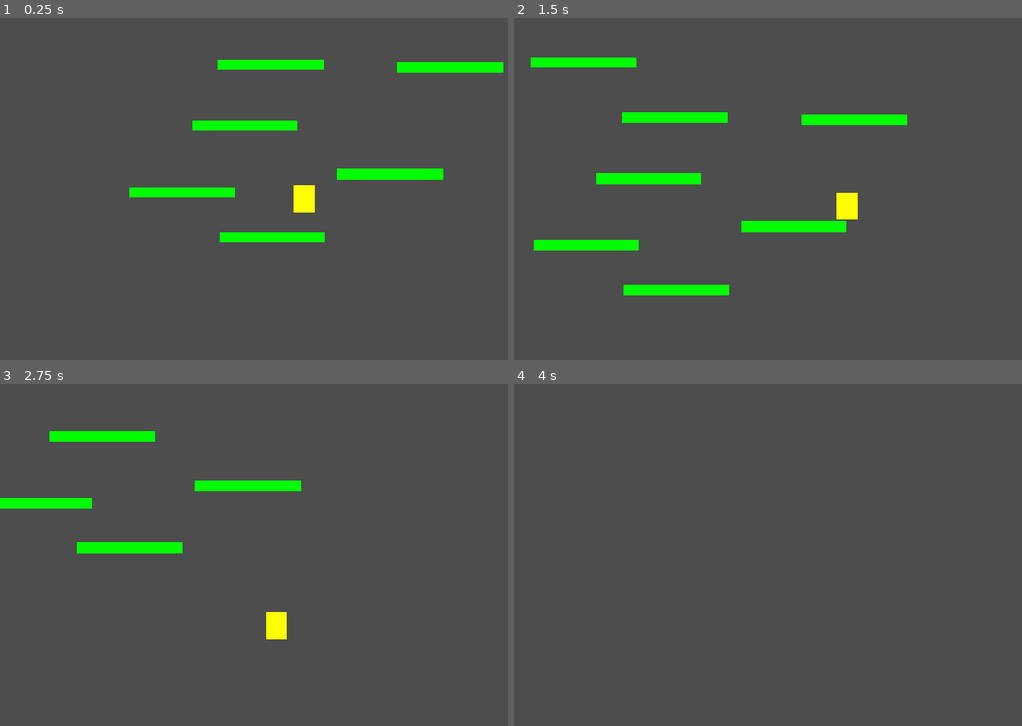
Above: before the commit, frames 1-4 (two rows, left to right).
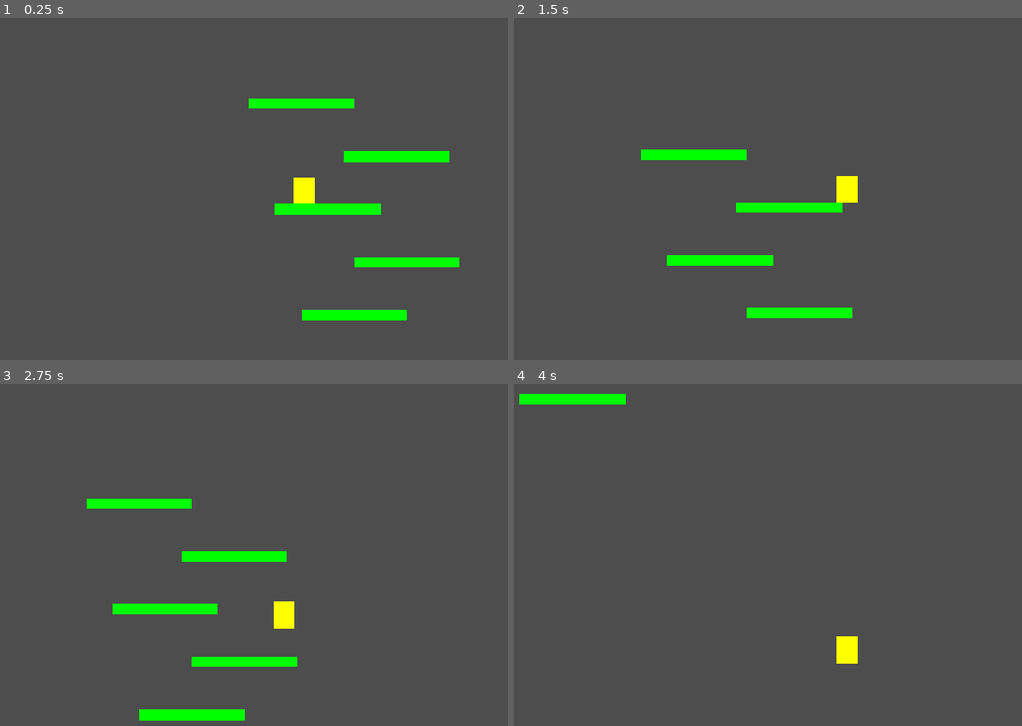
Above: after the commit, the same moments.

Repository: mezegis-hub/Vertical-Jumper
Game: Godot game, scene res://Scene/main.tscn
Same seed, same stepped clock (60 frames per second), same inputs: the game is played once before the commit and once after it.
Inputs:
- Up to frame 1 (0.25 s): no input
- Up to frame 2 (1.5 s): tap Enter (ui_accept) at 0.5, 0.77 s; hold Right (ui_right) from 0.53 s (still down)
- Up to frame 3 (2.75 s): tap Enter (ui_accept) at 1.52 s; release Right (ui_right) at 2.03 s; hold Left (ui_left) from 2.03 s (still down)
- Up to frame 4 (4 s): release Left (ui_left) at 2.78 s; hold Right (ui_right) from 2.78 s (still down); tap Enter (ui_accept) at 3.02, 3.77 s

The runs differ from the first frame. In frame 1, 7.1% of the frame differs, in the area x 25-100%, y 12-89%; in frame 2, 7.5%, in the area x 3-78%, y 11-88%; in frame 3, 6.1%; in frame 4, 1.0%.

Commit message:
gravity
added gravity
adjusted jump

Diff:
--- a/Scene/main.tscn
+++ b/Scene/main.tscn
@@ -9,31 +9,16 @@
 position = Vector2(305, 256)
 
 [node name="Platform" parent="." unique_id=1104610977 instance=ExtResource("2_sblpm")]
-position = Vector2(245, 357)
+position = Vector2(480, 200)
 
-[node name="Platform2" parent="." unique_id=422930399 instance=ExtResource("2_sblpm")]
-position = Vector2(468, 238)
+[node name="Platform2" parent="." unique_id=49758276 instance=ExtResource("2_sblpm")]
+position = Vector2(400, 500)
 
-[node name="Platform3" parent="." unique_id=1182419416 instance=ExtResource("2_sblpm")]
-position = Vector2(582, 35)
+[node name="Platform3" parent="." unique_id=371025786 instance=ExtResource("2_sblpm")]
+position = Vector2(500, 400)
 
-[node name="Platform4" parent="." unique_id=778975132 instance=ExtResource("2_sblpm")]
-position = Vector2(74, 272)
+[node name="Platform4" parent="." unique_id=394067906 instance=ExtResource("2_sblpm")]
+position = Vector2(350, 300)
 
-[node name="Platform5" parent="." unique_id=558262719 instance=ExtResource("2_sblpm")]
-position = Vector2(193, 146)
-
-[node name="Platform6" parent="." unique_id=142515781 instance=ExtResource("2_sblpm")]
-position = Vector2(242, 30)
-
-[node name="Platform7" parent="." unique_id=17244349 instance=ExtResource("2_sblpm")]
-position = Vector2(69, -74)
-
-[node name="Platform8" parent="." unique_id=1091168787 instance=ExtResource("2_sblpm")]
-position = Vector2(296, -194)
-
-[node name="Platform9" parent="." unique_id=1747552018 instance=ExtResource("2_sblpm")]
-position = Vector2(561, -292)
-
-[node name="Platform10" parent="." unique_id=301118352 instance=ExtResource("2_sblpm")]
-position = Vector2(55, -304)
+[node name="Platform5" parent="." unique_id=662194779 instance=ExtResource("2_sblpm")]
+position = Vector2(300, 100)
--- a/Scripts/player.gd
+++ b/Scripts/player.gd
@@ -2,13 +2,14 @@
 
 
 const SPEED = 300.0
+const GRAVITY = 1200.0
 const JUMP_VELOCITY = -600.0
 
 
 func _physics_process(delta: float) -> void:
 	# Add the gravity.
 	if not is_on_floor():
-		velocity += get_gravity() * delta
+		velocity.y += GRAVITY * delta
 
 	# Handle jump.
 	if Input.is_action_just_pressed("ui_accept") and is_on_floor():
Not shown, added: Scene/main.tscn140845618.tmp
Not shown, added: Scene/main.tscn150375944.tmp
